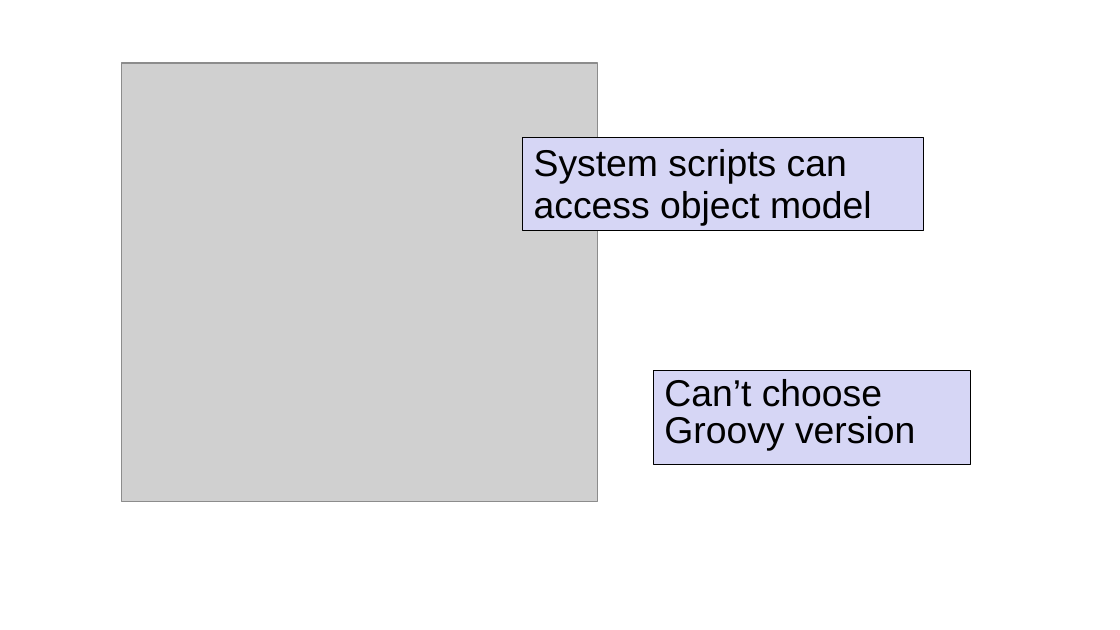
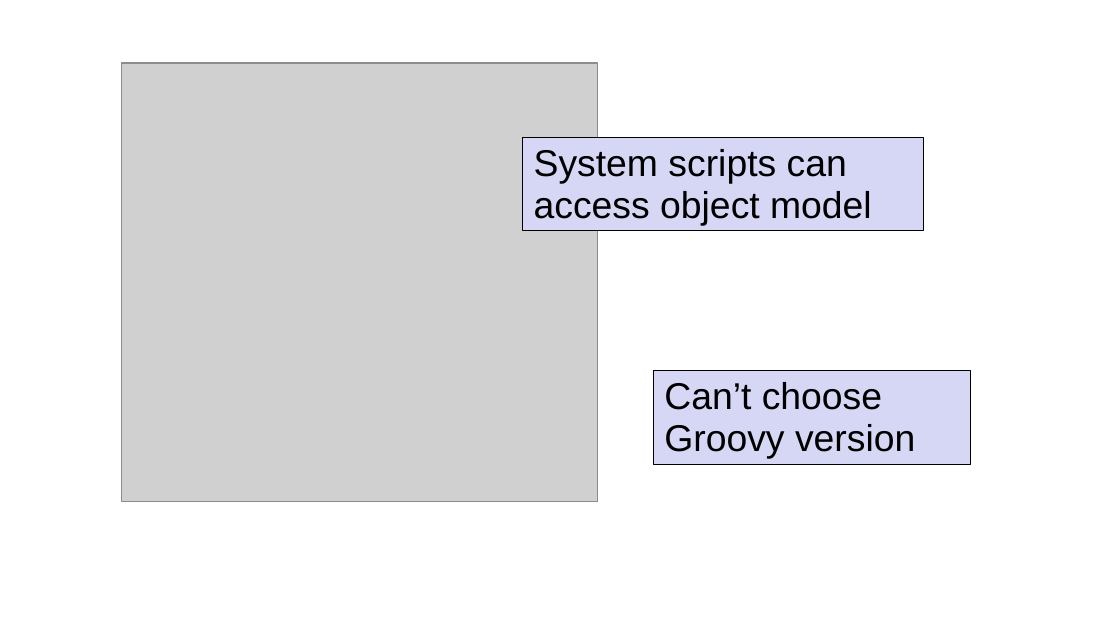
Before and after one commit to boyarsky/OracleCodeOne2018-HOL-Automating-Stack-Groovy, a slide deck: slide 18 of 2018-OracleCodeOne-Automating Stack.ppt. Drawn at 1120x630 pixels with LibreOffice and Linux fonts; fonts in the diff are those of the drawing; grey boxes stand for pictures; background and template pictures are left out. Boxes give left, top, right and bottom in pixels: in the first picture for what was removed or moved away, otherwise in the second. Text is boxed around its words. In the diff, an @@ line names an element or a change of style, - is before the commit and + after.

```diff
--- a/2018-OracleCodeOne-Automating Stack.ppt
+++ b/2018-OracleCodeOne-Automating Stack.ppt
@@ rectangle "Can’t choose" at [653, 371, 970, 464]: line spacing 0.83 to 0.93 @@
```
Also in this commit, not shown: 3 other slides changed, 48 other files.
